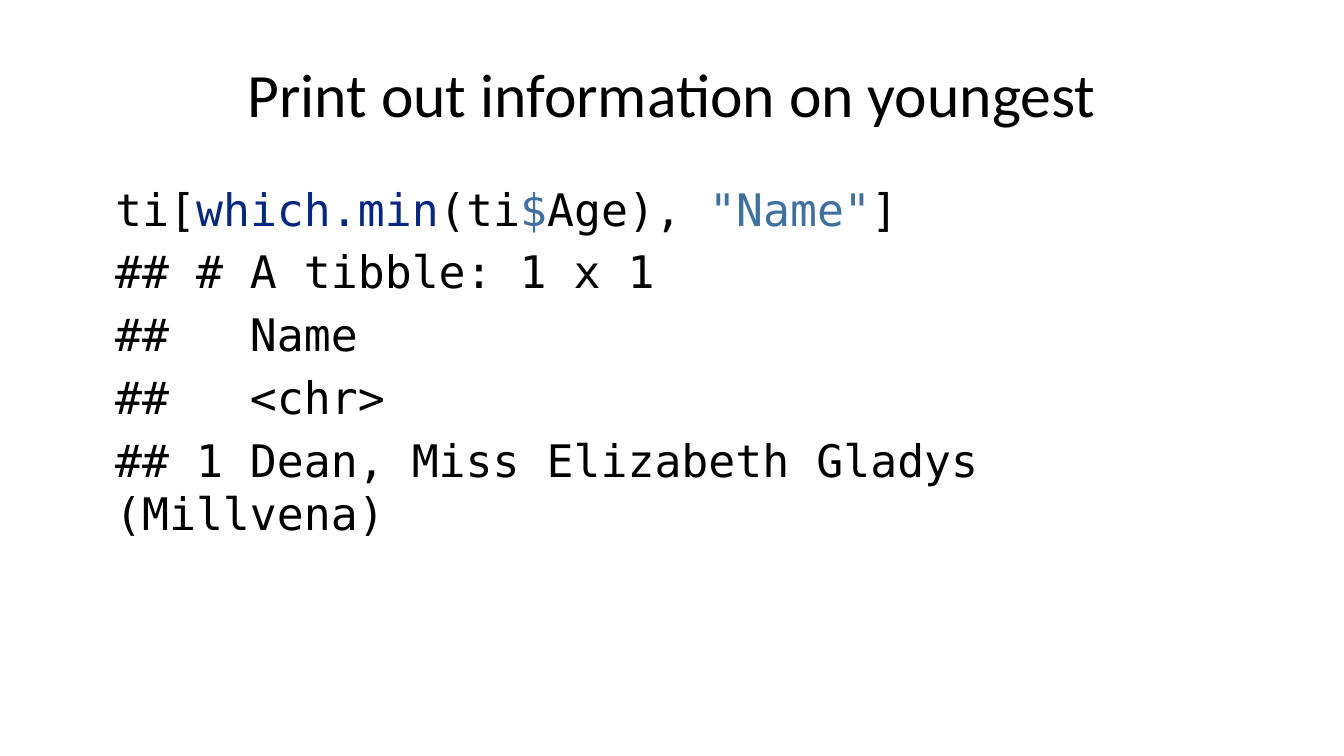
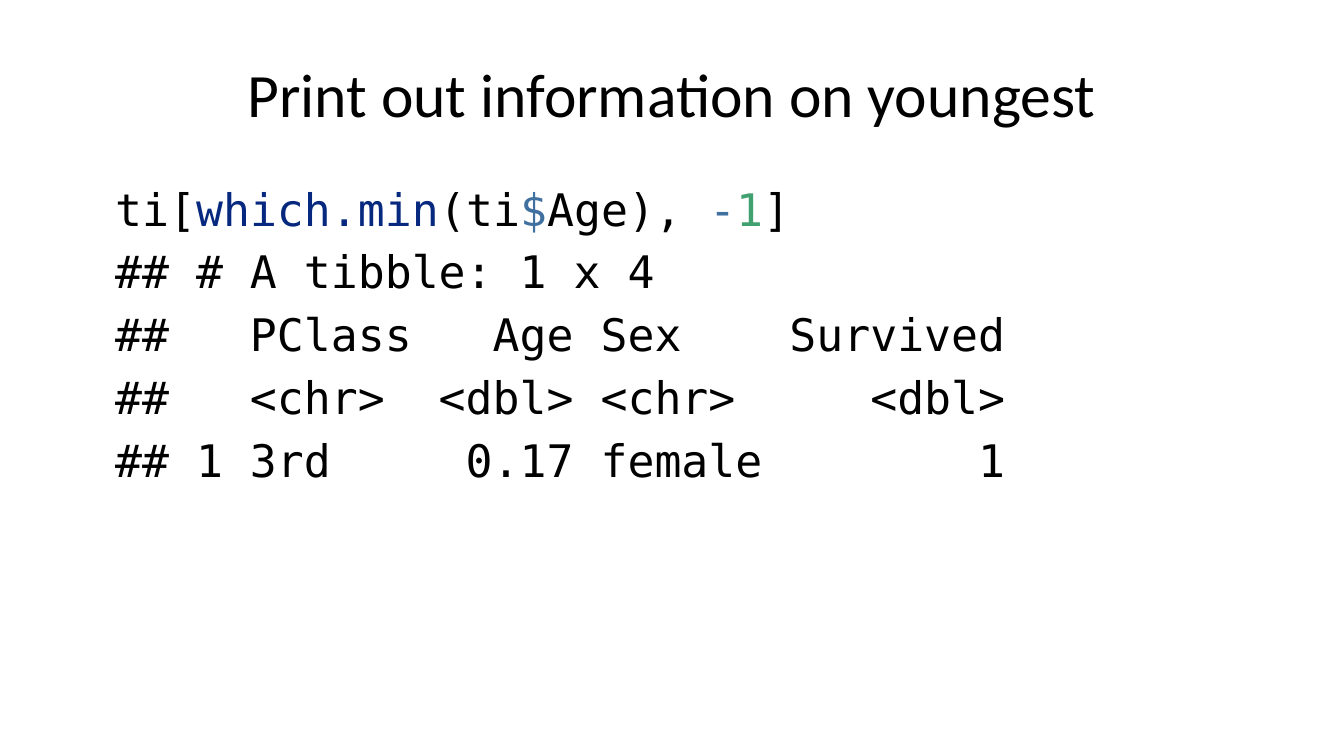
Before and after one commit to pmean/classes, a slide deck: slide 12 of introduction-to-r/results/v04-slides-and-speaker-notes.pptx. Drawn at 1344x756 pixels with LibreOffice and Linux fonts; fonts in the diff are those of the drawing. Boxes give left, top, right and bottom in pixels: in the first picture for what was removed or moved away, otherwise in the second. Text is boxed around its words. In the diff, an @@ line names an element or a change of style, - is before the commit and + after.

```diff
--- a/introduction-to-r/results/v04-slides-and-speaker-notes.pptx
+++ b/introduction-to-r/results/v04-slides-and-speaker-notes.pptx
@@ text at <box>115,192,1005,478</box>: text changed @@
-ti[which.min(ti$Age), "Name"]
-## # A tibble: 1 x 1
-## Name
-## <chr>
-## 1 Dean, Miss Elizabeth Gladys (Millvena)
+ti[which.min(ti$Age), -1]
+## # A tibble: 1 x 4
+## PClass Age Sex Survived
+## <chr> <dbl> <chr> <dbl>
+## 1 3rd 0.17 female 1
```
Also in this commit, not shown: 2 other slides changed, 2 other files.
